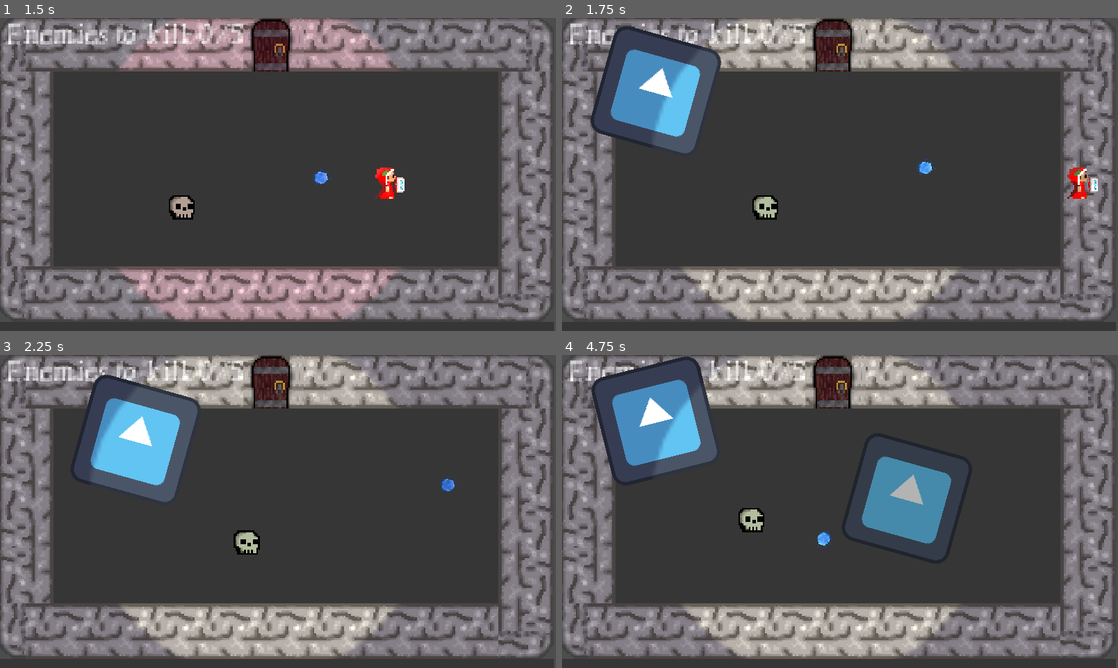
Above: before the commit, frames 1-4 (two rows, left to right).
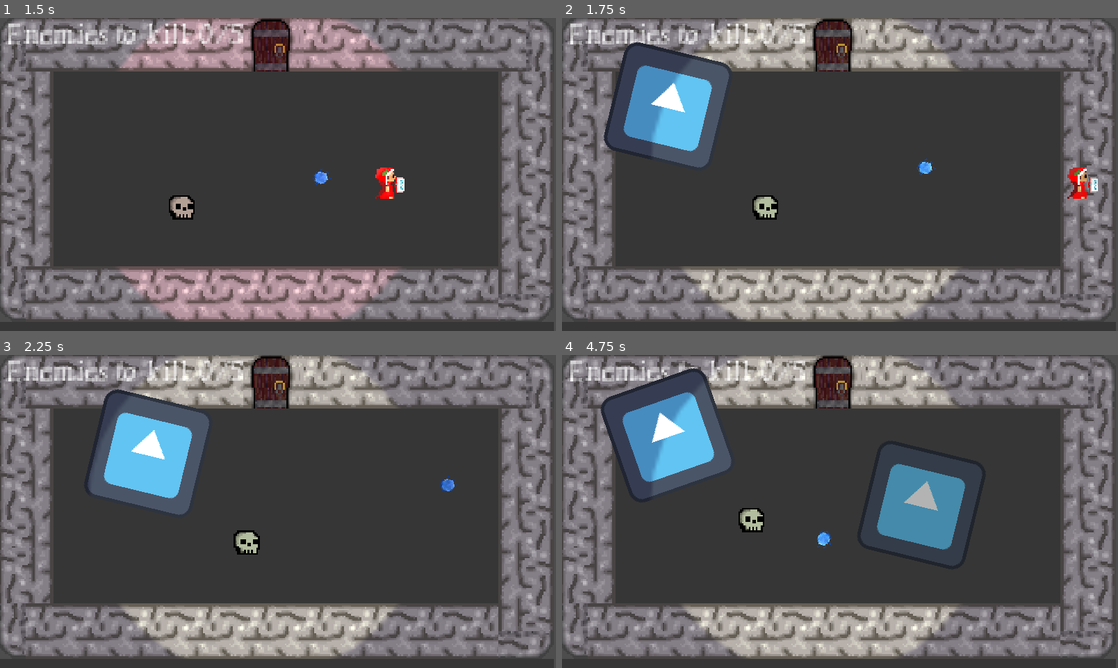
Above: after the commit, the same moments.

Repository: Ivan29020/Dantes-Reinterpretation
Game: Godot game, scene res://Menu/menu.tscn
Two runs of this game, one before a commit and one after it. Both use one fixed random seed, a clock stepped at 60 frames per second and the inputs below. The engine's default icon, where the game draws it, is replaced by a stand-in: a white triangle on a blue panel in a dark square.
Inputs (mouse positions are in pixels of both pictures, inside the frame that each line leads up to):
- Up to frame 1 (1.5 s): click "Start" at 0.5 s; move the mouse to (400, 158) at 1.27 s; press the mouse at (400, 158) at 1.28 s; hold Right (button_right) from 1.28 s (still down)
- Up to frame 2 (1.75 s): keep holding Right (button_right)
- Up to frame 3 (2.25 s): move the mouse to (166, 527) at 2.02 s; release Right (button_right) at 2.03 s; release the mouse at (166, 527) at 2.03 s; hold Down (button_down) from 2.03 s (still down); tap Shift (button2) at 2.1 s
- Up to frame 4 (4.75 s): move the mouse to (895, 442) at 2.77 s; release Down (button_down) at 2.78 s; hold Right (button_right) 2.78-3.5 s; tap E (button3) at 2.85 s; click "Start" at 3.5 s; move the mouse to (812, 574) at 4.27 s; hold W (button_up) from 4.28 s (still down); click (812, 574) at 4.35 s

Frame 1 is identical in both runs. In frame 2, 5.8% of the frame differs, in the area x 5-31%, y 2-48%; in frame 3, 5.4%; in frame 4, 7.8%, in the area x 5-74%, y 0-67%.

Commit message:
hitbox fix

Diff:
--- a/Giocatore/Giocatore.gd
+++ b/Giocatore/Giocatore.gd
@@ -31,7 +31,6 @@
 	if dir.y < 0 :
 		return "up"
 
-
 #Funzione per Animazioni in movimento
 func update_animation(movement):
 	if movement != Vector2.ZERO :
@@ -54,5 +53,6 @@
 
 
 func _on_hitbox_body_entered(body):
+	print("hello")
 	if body is nemico_base:
 		Global.Restrizione.dimensione -= body.danni_melee
--- a/Giocatore/dante.tscn
+++ b/Giocatore/dante.tscn
@@ -259,10 +259,12 @@
 proiettile_arma = ExtResource("27_iykwp")
 spawner_giocatore = true
 
-[node name="Area2D" type="Area2D" parent="."]
-
-[node name="CollisionShape2D" type="CollisionShape2D" parent="Area2D"]
+[node name="hitbox" type="Area2D" parent="."]
+collision_layer = 0
+collision_mask = 2
+
+[node name="CollisionShape2D" type="CollisionShape2D" parent="hitbox"]
 position = Vector2(0, -0.5)
 shape = SubResource("RectangleShape2D_040db")
 
-[connection signal="body_entered" from="Area2D" to="." method="_on_area_2d_body_entered"]
+[connection signal="body_entered" from="hitbox" to="." method="_on_hitbox_body_entered"]
--- a/Nemici/nemico_base.gd
+++ b/Nemici/nemico_base.gd
@@ -5,6 +5,7 @@
 @export var hp : int = 30 : set = aggiorna_hp
 @export var regen : int = 10 #quantita di spazio rigenerato quando uccidi il nemico
 @export var punteggio : int = 5
+@export var danni_melee : int = 10
 
 func aggiorna_hp(newhp):
 
--- a/Nemici/nemico_melee.tscn
+++ b/Nemici/nemico_melee.tscn
@@ -88,4 +88,7 @@
 [node name="Sprite2D" parent="." index="0"]
 scale = Vector2(1, 1)
 sprite_frames = SubResource("SpriteFrames_5waqk")
-animation = &"Idle_up"
+animation = &"Idle_right"
+
+[node name="CollisionShape2D" parent="." index="1"]
+position = Vector2(0.5, 1)
--- a/Scena/piano_1.tscn
+++ b/Scena/piano_1.tscn
@@ -41,7 +41,7 @@
 position = Vector2(60, 117)
 
 [node name="nemico_base2" parent="." instance=ExtResource("7_8bqs5")]
-position = Vector2(47, 41)
+position = Vector2(54, 50)
 
 [connection signal="body_entered" from="Area2D" to="Area2D" method="_on_body_entered"]
 [connection signal="body_exited" from="Area2D" to="Area2D" method="_on_body_exited"]
